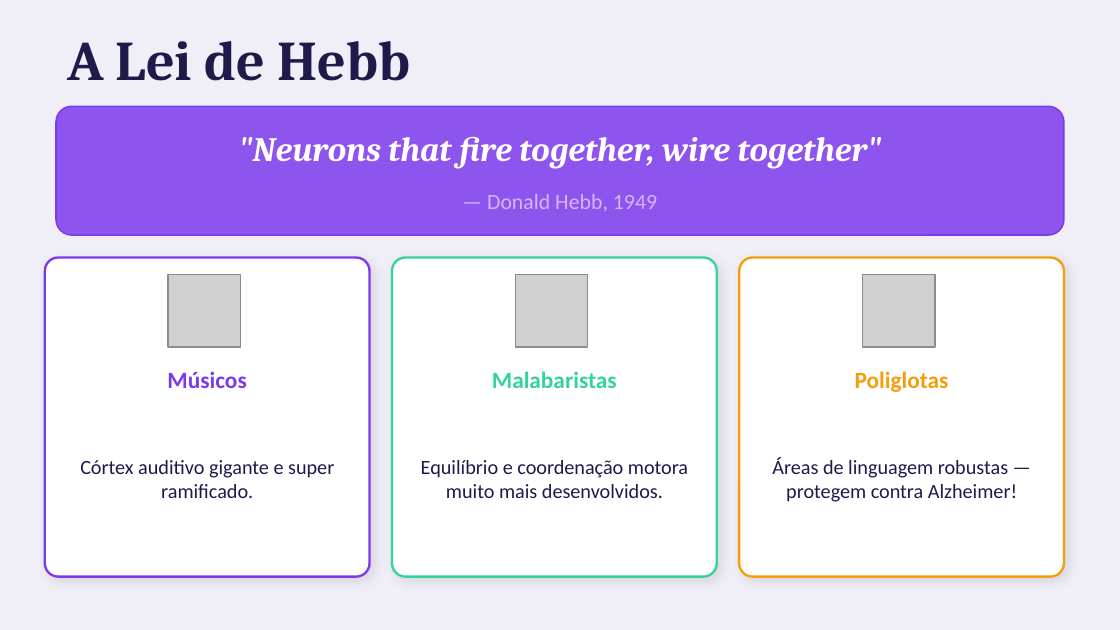
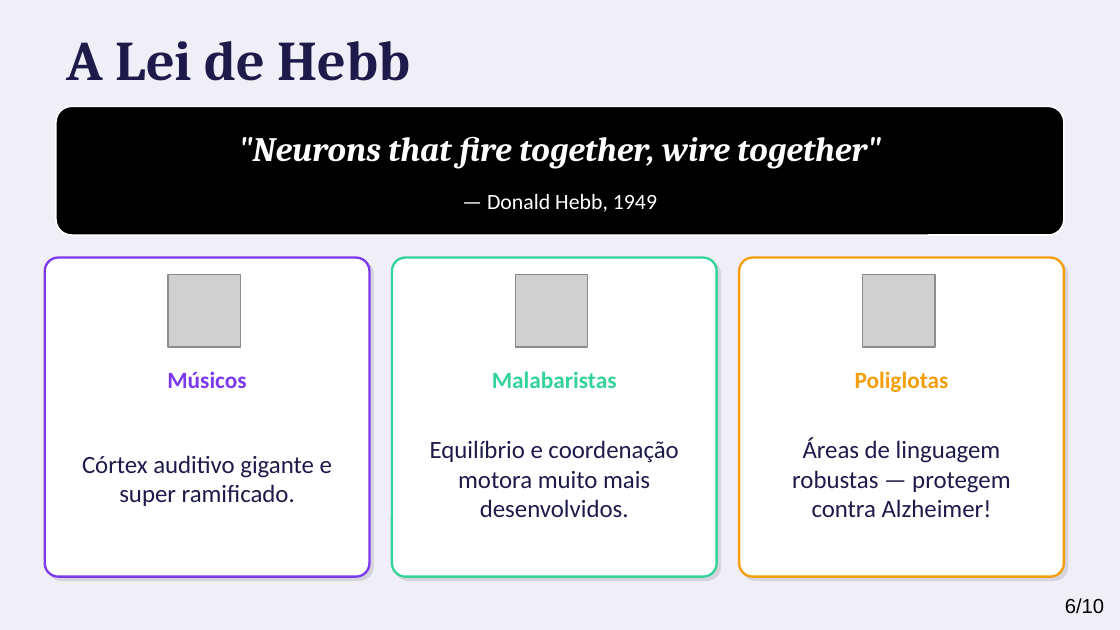
Before and after one commit to rjhalmeman/projeto-integrador-2026, a slide deck: slide 6 of 2-bimestre/2026-06-23-neuroplaticidade/neuroplasticidade_claro.odp (slide 5 before the commit). Drawn at 1120x630 pixels with LibreOffice and Linux fonts; fonts in the diff are those of the drawing; grey boxes stand for pictures. Boxes give left, top, right and bottom in pixels: in the first picture for what was removed or moved away, otherwise in the second. Text is boxed around its words. In the diff, an @@ line names an element or a change of style, - is before the commit and + after.

```diff
--- a/2-bimestre/2026-06-23-neuroplaticidade/neuroplasticidade_claro.odp
+++ b/2-bimestre/2026-06-23-neuroplaticidade/neuroplasticidade_claro.odp
@@ rounded rectangle at bbox=[56, 106, 1064, 235]: fill #7C3AED at 85% opacity to #000000; outline #7C3AED 0.99 pt to #FFFFFF 0.99 pt @@
@@ text "— Donald Hebb, 1949" at bbox=[487, 194, 657, 212]: text colour #D8B4FE to #FFFFFF @@
@@ shadow changed in 3 elements at bbox=[45, 258, 370, 577], bbox=[392, 258, 717, 577], bbox=[739, 258, 1064, 577] @@
@@ size 13 to 16 pt in 3 elements at bbox=[82, 455, 332, 506], bbox=[430, 440, 678, 517], bbox=[792, 438, 1010, 517] @@
@@ page number added at bbox=[1065, 598, 1104, 614], 13 pt, text #000000 @@
+6/10
```
Also in this commit, not shown: 8 other slides changed, 1 slide added, 2 other files.
